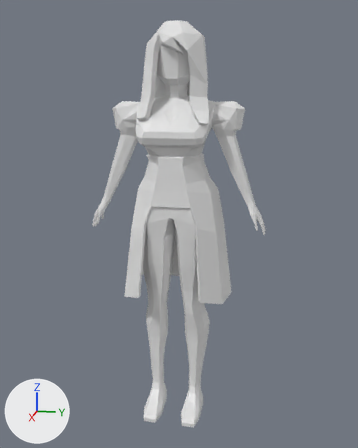
The FBX model Content/Meshes/Character_Human_B.fbx as it was, and as the next commit left it.
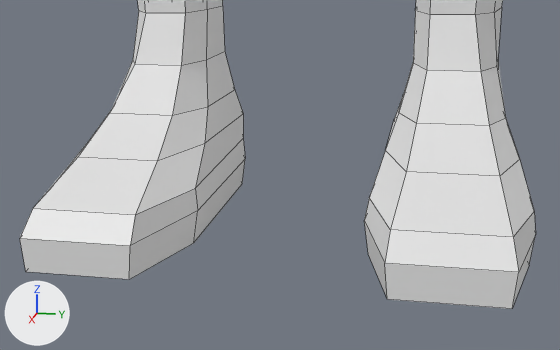
There are two pictures of each version: one whole from a 50 mm lens placed at (1.257, -0.697, 0.73), pointed at (0.009, -0.947, 0.418), one close up from a 50 mm lens placed at (0.308, -0.909, -0.032), pointed at (0.08, -0.954, -0.089). The axes (+X, +Y, +Z) are drawn at lower left. The lights are the same throughout. The close-ups show mesh edges as thin lines. Where no turn or scale is listed for an object, it has been applied to the vertices. Vertices at the same position are counted once.

Names of what the first close-up shows: 'Human_B'.
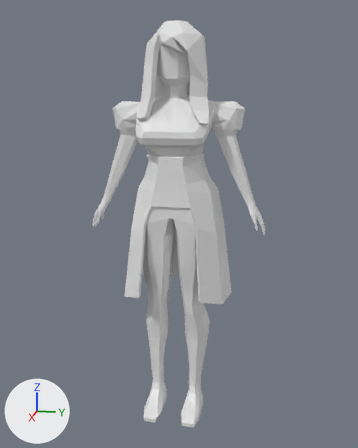
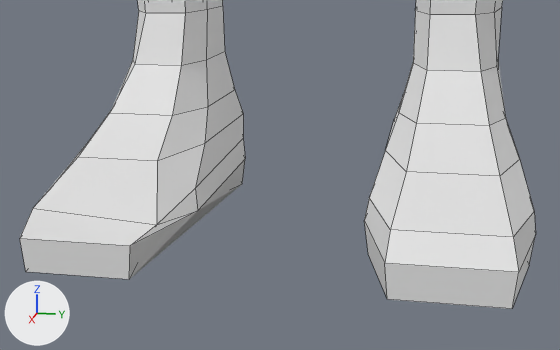
Where the newer file only moved an object's origin or applied its transform, the numbers keep the older frame.

Changed parts and their boxes (x1, y1, x2, y2) in the close-ups (560 x 350 px; the box of a moved part takes in the faces that stretch with it):
part 1 of me_cylinder_001, moved or reshaped: (20, 143, 245, 279) in both

The change, as a list of edits to the scene's bpy script:
```text
Change me_cylinder_001:
    where me_cylinder_001.from_pydata(...)  # 1068 vertices, 1169 faces; spans x -0.082..0.112, y -0.233..0.233, z -0.2..0.832
    used by ob_human_b; location = (0.0, -0.9552, 0.0851)
    verts and faces of me_cylinder_001; kept vertices keep their numbers, new ones are numbered from 1068
    before: 516 (0.078, -0.066, -0.172) at pixel (78, 156), 518 (0.078, -0.039, -0.172) at pixel (157, 160), 521 (0.052, -0.031, -0.171) at pixel (204, 143), 525 (0.105, -0.069, -0.182) at pixel (32, 208), 527 (0.105, -0.036, -0.182) at pixel (135, 214)
    before: 530 (0.074, -0.028, -0.182) at pixel (195, 188), 532 (-0.014, -0.07, -0.198), 533 (0.077, -0.077, -0.2), 534 (0.111, -0.069, -0.2) at pixel (25, 271), 535 (-0.001, -0.078, -0.2)
    before: 536 (0.111, -0.037, -0.2) at pixel (129, 279), 537 (-0.018, -0.051, -0.198), 538 (-0.014, -0.038, -0.198), 539 (0.076, -0.028, -0.2) at pixel (193, 242), 540 (-0.001, -0.031, -0.199) at pixel (242, 183)
    before: 543 (0.0, -0.03, -0.188) at pixel (245, 158), 544 (0.076, -0.027, -0.189) at pixel (197, 210), 548 (0.112, -0.07, -0.189) at pixel (19, 238), 549 (0.112, -0.036, -0.189) at pixel (130, 245)
    me_cylinder_001 part 1
    add delete_vertices([527, 539])  # with the faces that use them
    add verts[1068] = (0.096, -0.034, -0.188)  # pixel (156, 224)
    add faces += [(518, 1068, 530, 521), (516, 525, 1068, 518), (540, 543, 544, 1068), (536, 1068, 544, 549), (532, 537, 538, 540, 1068, 536, 534, 533, 535), (525, 548, 549, 1068)]
    add faces += [(530, 1068, 549, 544)]
```
